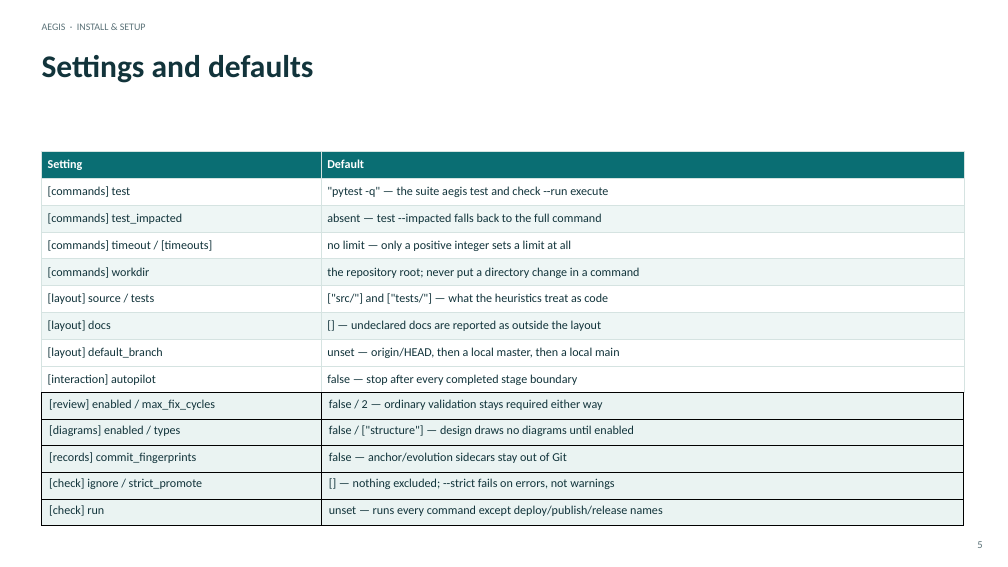
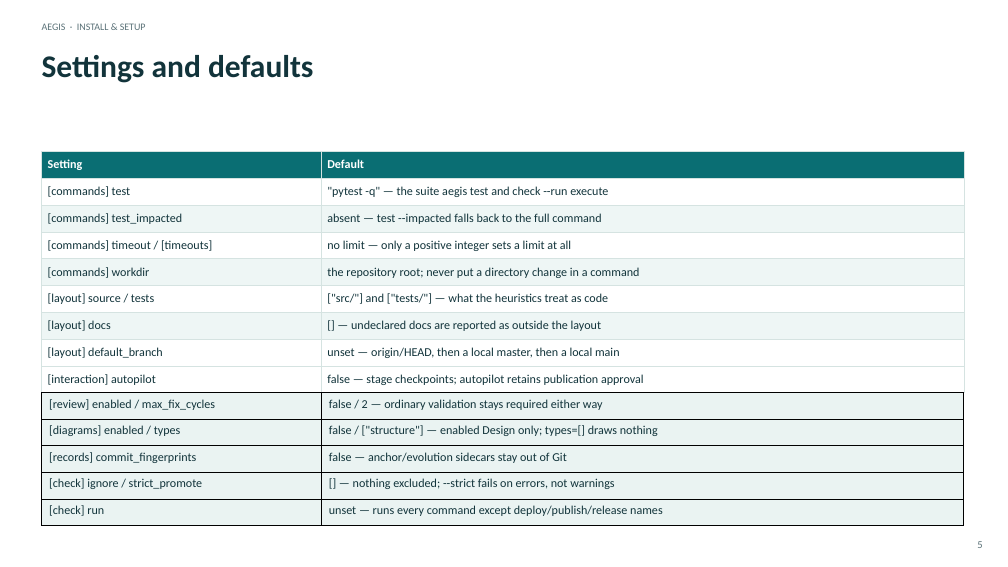
Before and after one commit to DDP-Engineering/Agentic_Engineering_Governance_Integrity_System, a slide deck: slide 5 of 06_SoftwareDocu/01_Install_and_Setup.pptx. Drawn at 1008x567 pixels with LibreOffice and Linux fonts; fonts in the diff are those of the drawing. Boxes give left, top, right and bottom in pixels: in the first picture for what was removed or moved away, otherwise in the second. Text is boxed around its words. In the diff, an @@ line names an element or a change of style, - is before the commit and + after.

```diff
--- a/06_SoftwareDocu/01_Install_and_Setup.pptx
+++ b/06_SoftwareDocu/01_Install_and_Setup.pptx
@@ table at [42, 151, 964, 523] @@
-row 9, column 2: false — stop after every completed stage boundary
+row 9, column 2: false — stage checkpoints; autopilot retains publication approval
@@ row 11, column 2: "false / ["structure"] — design draws no diagrams until enabled" to "false / ["structure"] — enabled Design only; types=[] draws nothing" @@
```
Also in this commit, not shown: 38 other files.
